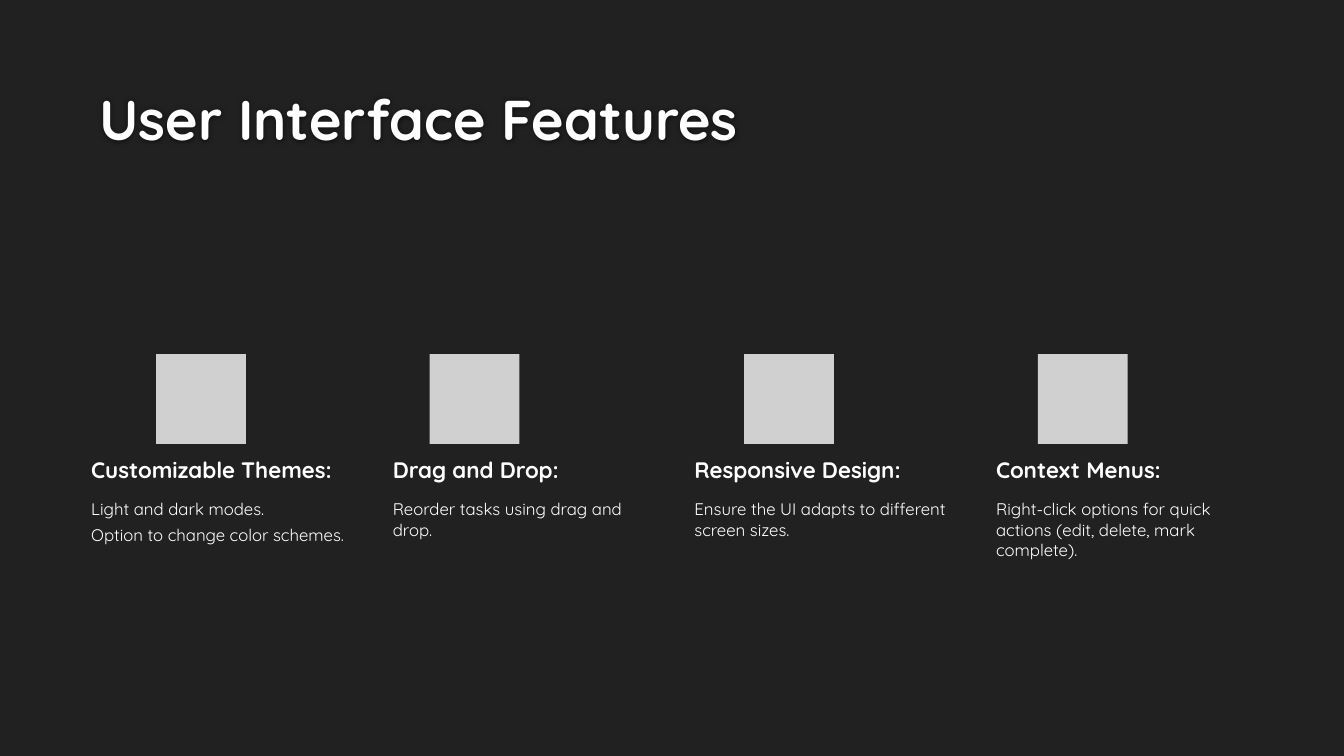
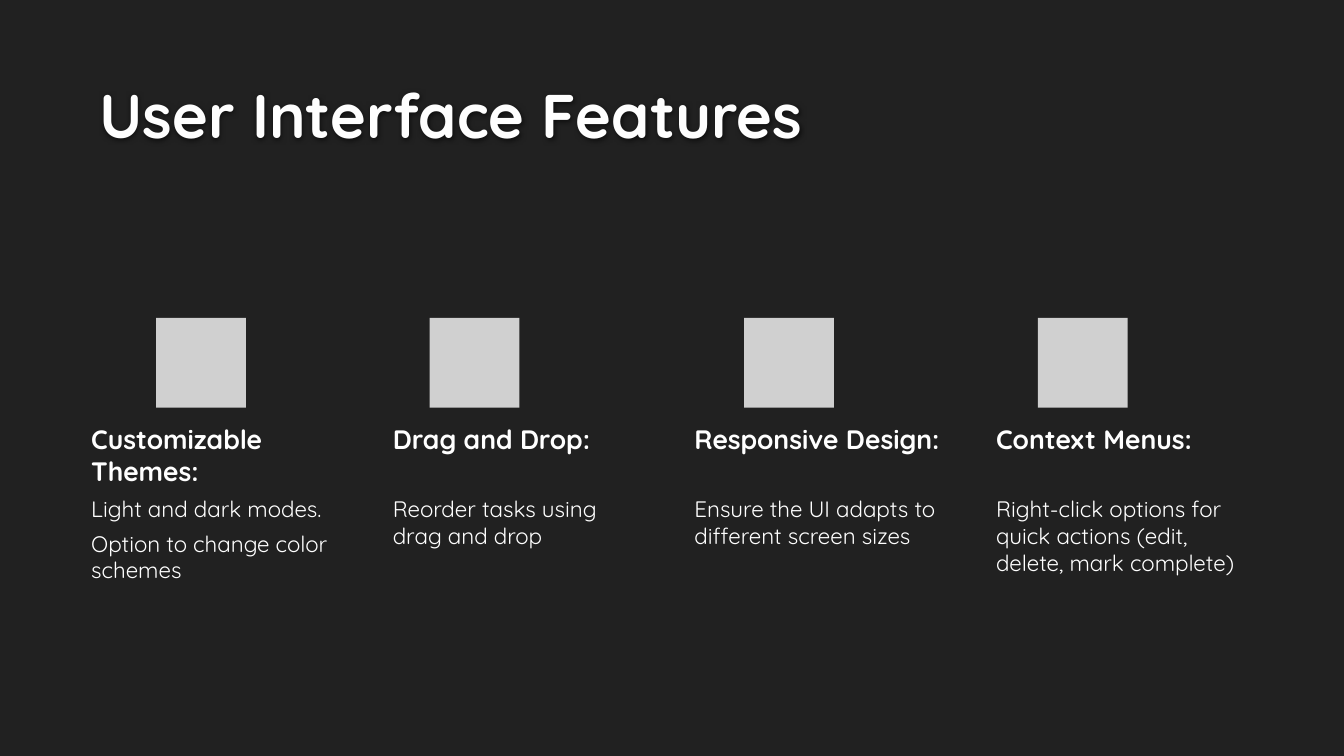
Before and after one commit to BadrGello/Task-Management-App, a slide deck: slide 13 of Documents/HCI Project Proposal.pptx. Drawn at 1344x756 pixels with LibreOffice and Linux fonts; fonts in the diff are those of the drawing; grey boxes stand for pictures; background and template pictures are left out. Boxes give left, top, right and bottom in pixels: in the first picture for what was removed or moved away, otherwise in the second. Text is boxed around its words. In the diff, an @@ line names an element or a change of style, - is before the commit and + after.

Commit message:
change the font and the study techniques

```diff
--- a/Documents/HCI Project Proposal.pptx
+++ b/Documents/HCI Project Proposal.pptx
@@ title "User Interface Features" at [99, 92, 802, 139]: size 40 to 44 pt @@
@@ picture added at [156, 318, 246, 407] @@
@@ picture: place and size @@
-picture at [430, 354, 519, 444]
+picture at [430, 318, 519, 407]
@@ picture: place and size @@
-picture at [744, 354, 834, 444]
+picture at [744, 318, 834, 407]
@@ picture added at [1038, 318, 1128, 407] @@
@@ picture removed at [156, 354, 246, 444] @@
@@ picture removed at [1038, 354, 1128, 444] @@
@@ text "Customizable Themes:": place and size @@
-text "Customizable Themes:" at [91, 461, 331, 479]
+text "Customizable Themes:" at [91, 429, 262, 482]
@@ text "Drag and Drop:": place and size @@
-text "Drag and Drop:" at [393, 461, 559, 483]
+text "Drag and Drop:" at [393, 429, 590, 455]
@@ text "Responsive Design:": place and size @@
-text "Responsive Design:" at [694, 462, 901, 483]
+text "Responsive Design:" at [694, 430, 939, 455]
@@ size 16 to 19 pt; more space between paragraphs in 4 elements at [91, 429, 262, 482], [393, 429, 590, 455], [694, 430, 939, 455], [996, 430, 1192, 450] @@
@@ text "Context Menus:": place and size @@
-text "Context Menus:" at [996, 462, 1161, 479]
+text "Context Menus:" at [996, 430, 1192, 450]
@@ text at [91, 500, 321, 522]: size 12 to 16 pt in "Light and dark modes."; more space between paragraphs @@
@@ text at [393, 500, 597, 549]: text changed; size 12 to 16 pt @@
-Reorder tasks using drag and drop.
+Reorder tasks using drag and drop
@@ text at [694, 500, 936, 545]: text changed; size 12 to 16 pt @@
-Ensure the UI adapts to different screen sizes.
+Ensure the UI adapts to different screen sizes
@@ text at [996, 500, 1234, 576]: text changed; size 12 to 16 pt @@
-Right-click options for quick actions (edit, delete, mark complete).
+Right-click options for quick actions (edit, delete, mark complete)
@@ text at [91, 535, 328, 579]: text changed; size 12 to 16 pt @@
-Option to change color schemes.
+Option to change color schemes
```
Also in this commit, not shown: 11 other slides changed.
